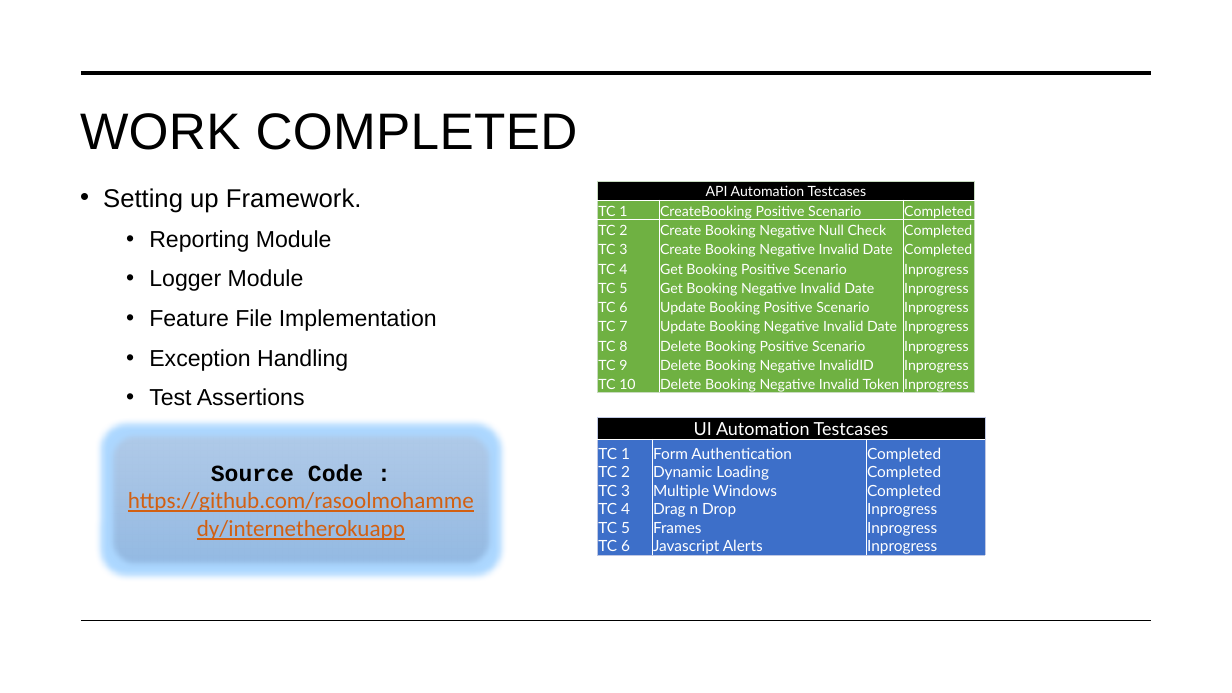
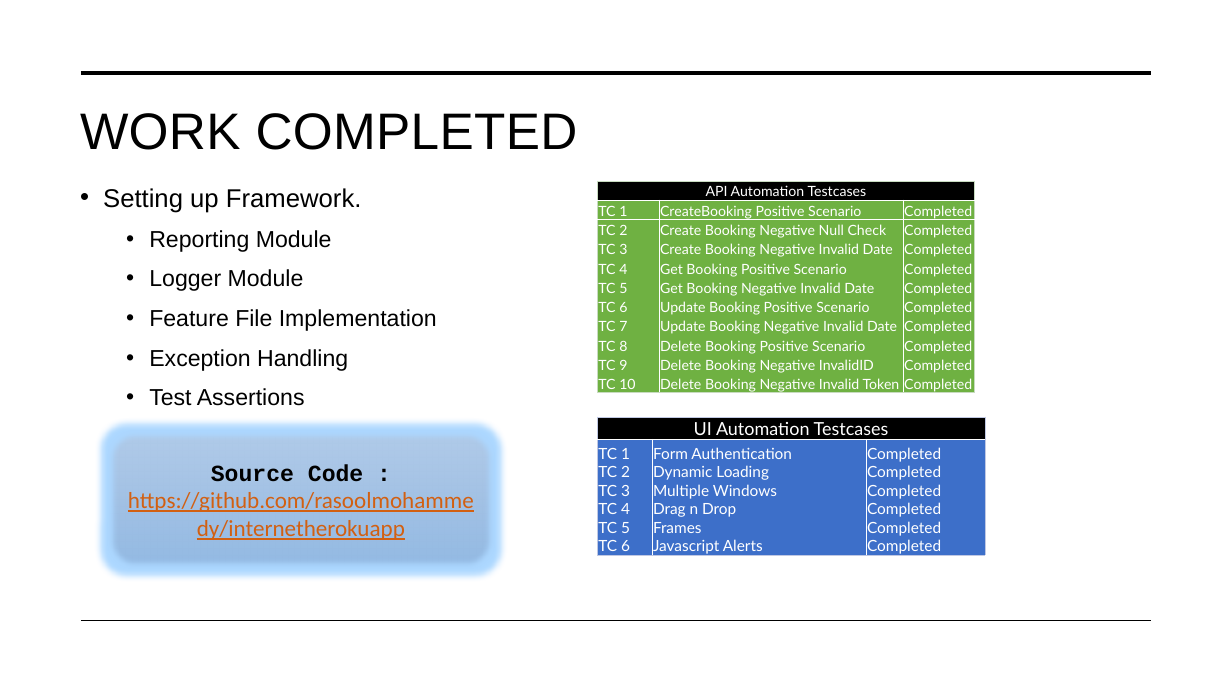
Before and after one commit to rasoolmohammedy/internetherokuapp, a slide deck: slide 4 of AutomationFramewokTaskAssignmentSubmission.pptx. Drawn at 1232x693 pixels with LibreOffice and Linux fonts; fonts in the diff are those of the drawing. Boxes give left, top, right and bottom in pixels: in the first picture for what was removed or moved away, otherwise in the second. Text is boxed around its words. In the diff, an @@ line names an element or a change of style, - is before the commit and + after.

Commit message:
Presentation deck updated with TC completion

```diff
--- a/AutomationFramewokTaskAssignmentSubmission.pptx
+++ b/AutomationFramewokTaskAssignmentSubmission.pptx
@@ table at <box>598,181,975,397</box> @@
-row 5, column 3: Inprogress
+row 5, column 3: Completed
-row 6, column 3: Inprogress
+row 6, column 3: Completed
-row 7, column 3: Inprogress
+row 7, column 3: Completed
-row 8, column 3: Inprogress
+row 8, column 3: Completed
-row 9, column 3: Inprogress
+row 9, column 3: Completed
-row 10, column 3: Inprogress
+row 10, column 3: Completed
-row 11, column 3: Inprogress
+row 11, column 3: Completed
@@ table at <box>598,417,986,558</box> @@
-row 2, column 3: Completed / Completed / Completed / Inprogress / Inprogress / Inprogress
+row 2, column 3: Completed / Completed / Completed / Completed / Completed / Completed
```
